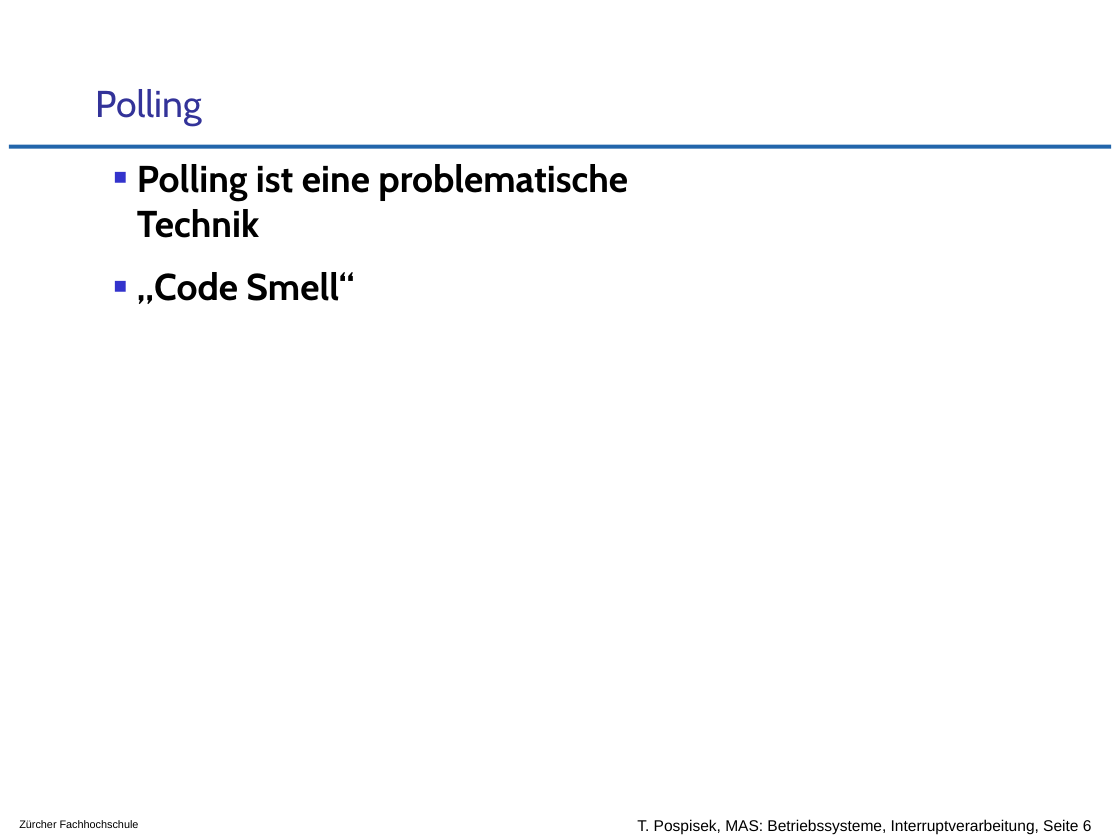
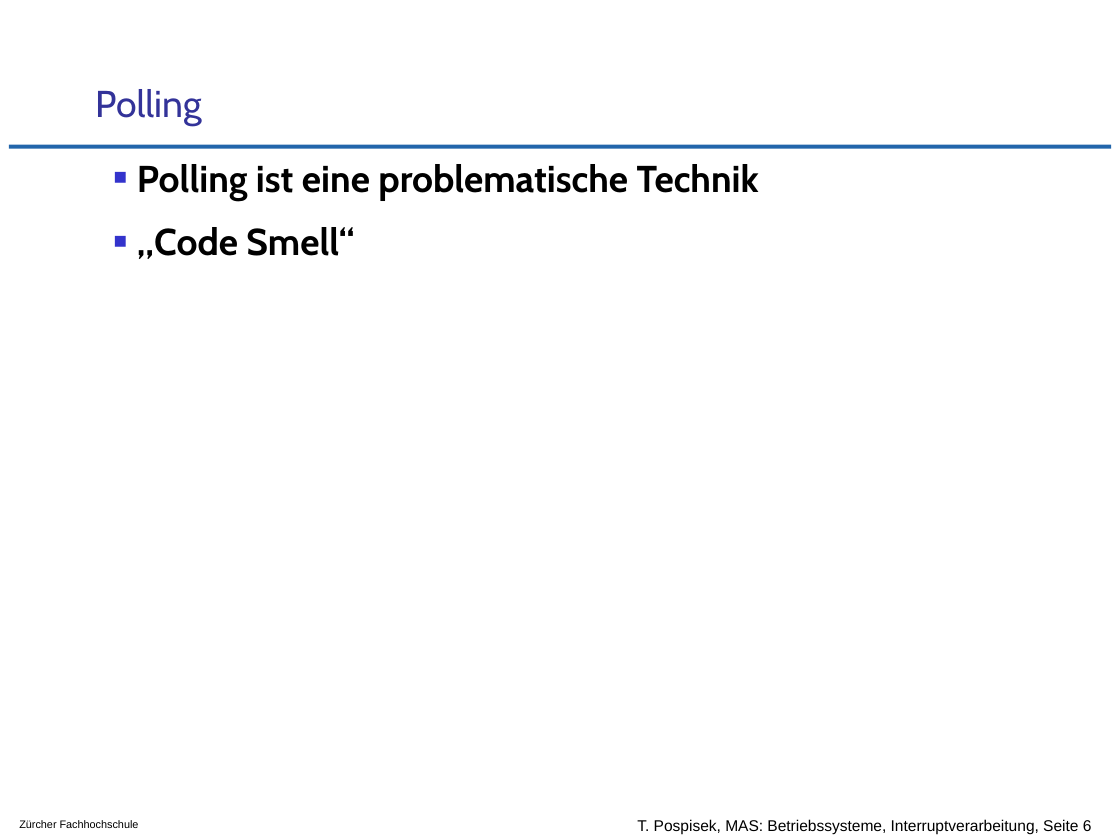
Before and after one commit to tpo/betriebssysteme, a slide deck: slide 6 of 04-3_Interruptverarbeitung_in_Betriebssystemen.odp. Drawn at 1120x840 pixels with LibreOffice and Linux fonts; fonts in the diff are those of the drawing; background and template pictures are left out. Boxes give left, top, right and bottom in pixels: in the first picture for what was removed or moved away, otherwise in the second. Text is boxed around its words. In the diff, an @@ line names an element or a change of style, - is before the commit and + after.

```diff
--- a/04-3_Interruptverarbeitung_in_Betriebssystemen.odp
+++ b/04-3_Interruptverarbeitung_in_Betriebssystemen.odp
@@ text "Polling ist eine problematische Technik" rewrapped from (137,164,628,304) to (137,164,759,259) @@
```
Also in this commit, not shown: 1 other slide changed, 11 other files.
